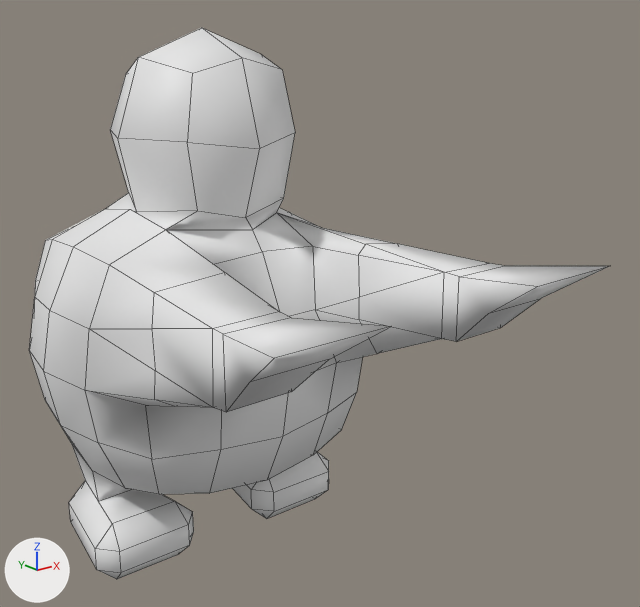
One commit to the Blender file assets/blender/zombie.blend: the scene before it, then after it.
One viewpoint serves both versions: a 50 mm camera at (-2.28, -3.92, 2.51) aimed at (0.27, -0.73, 1.23). The lights are fixed; the arrows at lower left show +X, +Y and +Z. Mesh edges are drawn as thin lines.

The scene before the commit, as lines of its bpy script (objects in view):
```python
me_zombie = bpy.data.meshes.new('Zombie')
me_zombie.from_pydata(...)  # 216 vertices, 232 faces; spans x -0.85..0.85, y -1.91..0.84, z -0.18..2.5
me_zombie.polygons.foreach_set('use_smooth', [True] * 232)
ob_cube = bpy.data.objects.new('Cube', me_zombie)
ob_cube.location = (0.0, 0.0, 0.0)
```
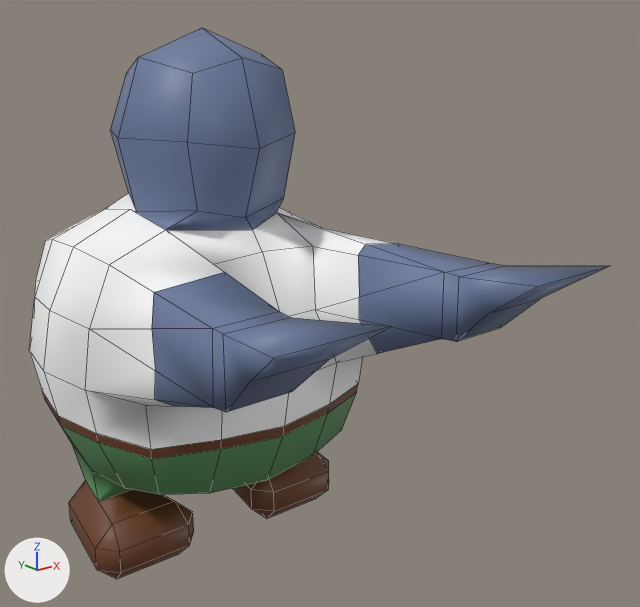
Where the change shows, as pixel boxes [x1, y1, x2, y2] in the pictures (640 x 607 px):
part 1 of me_zombie, built on
    both: [30, 352, 362, 459]
part 2 of me_zombie, recoloured
    both: [29, 28, 610, 579]

What the commit changed:
Picture 'Untitled.001' (img_untitled_001) is new.
Material 'Material.001' (mat_material_001) is new.
Its texture is img_untitled_001.
me_zombie is used by ob_cube; location (0.0, 0.0, 0.0).
me_zombie had 216 vertices, 232 faces and spanned x -0.85..0.85, y -1.91..0.84, z -0.18..2.5.
me_zombie now has 232 vertices, 248 faces and spans x -0.85..0.85, y -1.91..0.84, z -0.18..2.5.
Part 1, on me_zombie:
16 faces are deleted.
16 vertices are added at x -0.79..0.79, y -0.79..0.79, z 0.68..0.69.
32 new faces join them.
me_zombie part 2: 216 faces spanning x -0.85..0.85, y -1.91..0.84, z -0.18..2.5 switch from no material to mat_material_001 (picture img_untitled_001).
